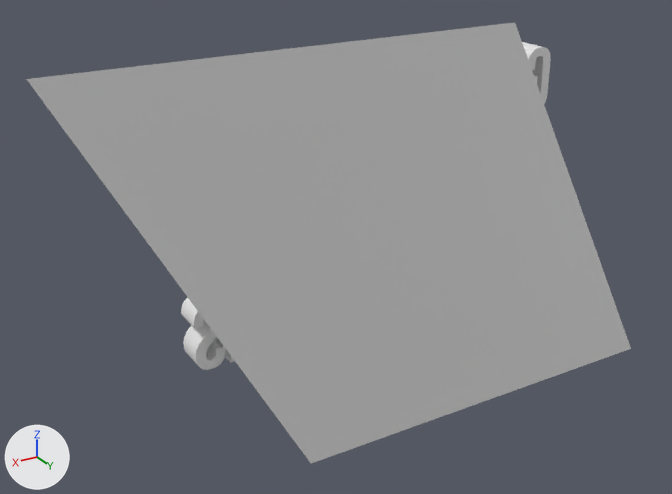
What one commit did to the OBJ model AnotherOneBitesTheCrust/res/Models/names.obj.
Both versions are drawn from a 50 mm lens placed at (5.06, 7.26, 3.72), pointed at (0.56, -0.24, -0.03). The axes (+X, +Y, +Z) are drawn at lower left. The lights are the same throughout. Where no turn or scale is listed for an object, it has been applied to the vertices. Vertices at the same position are counted once.

In view in the first picture: 'names'.
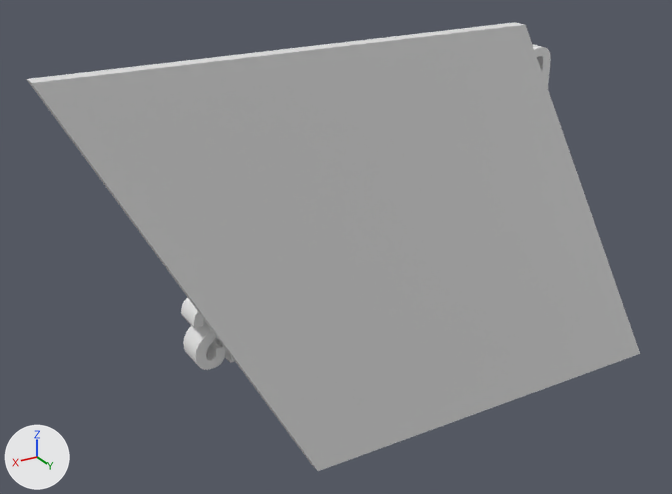
What changed in the scene script:
```text
Change me_names:
    used by ob_names; location = (0.0, 0.0, 0.0)
    remove me_names.from_pydata(...)  # 2948 vertices, 5782 faces; spans x -3.52..3.52, y -0.27..0.27, z -2.15..2.15
    add me_names.from_pydata(...)  # 2952 vertices, 5792 faces; spans x -3.52..3.52, y -0.27..0.42, z -2.15..2.15
    me_names part 1
    2 faces are deleted
    4 vertices are added at (-1.17, 0.42, 2.15), (-3.52, 0.42, -2.15), (1.17, 0.42, -2.15), (3.52, 0.42, 2.15)
    12 new faces join them
```

Changed parts and their boxes (x1, y1, x2, y2) in the pictures (672 x 494 px):
'names', reshaped
    before: (27, 22, 631, 463)
    after: (27, 22, 640, 471)
